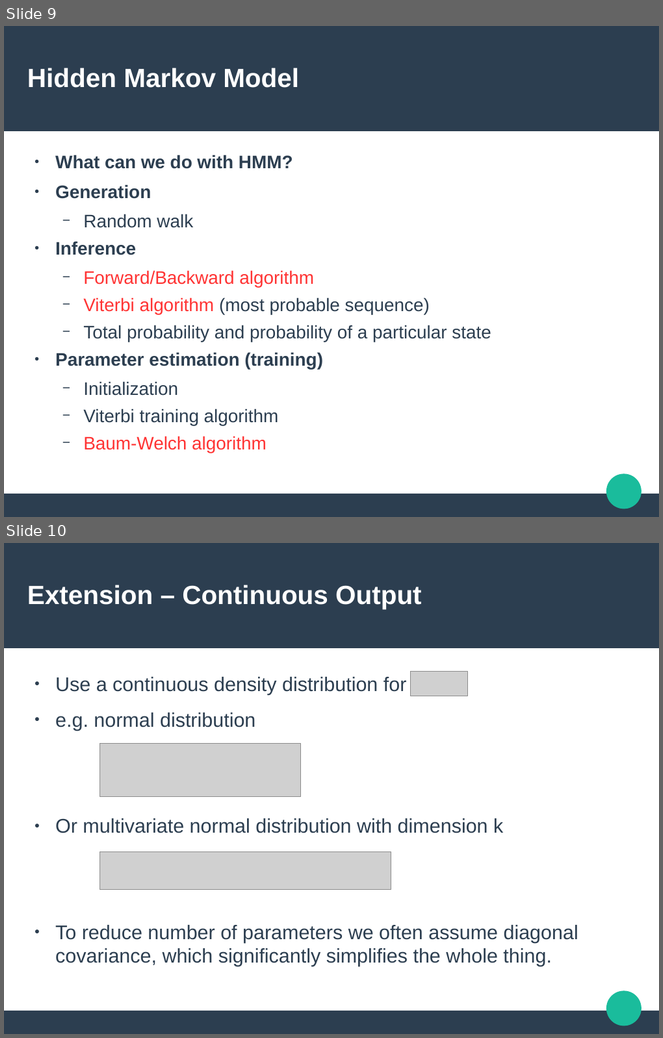
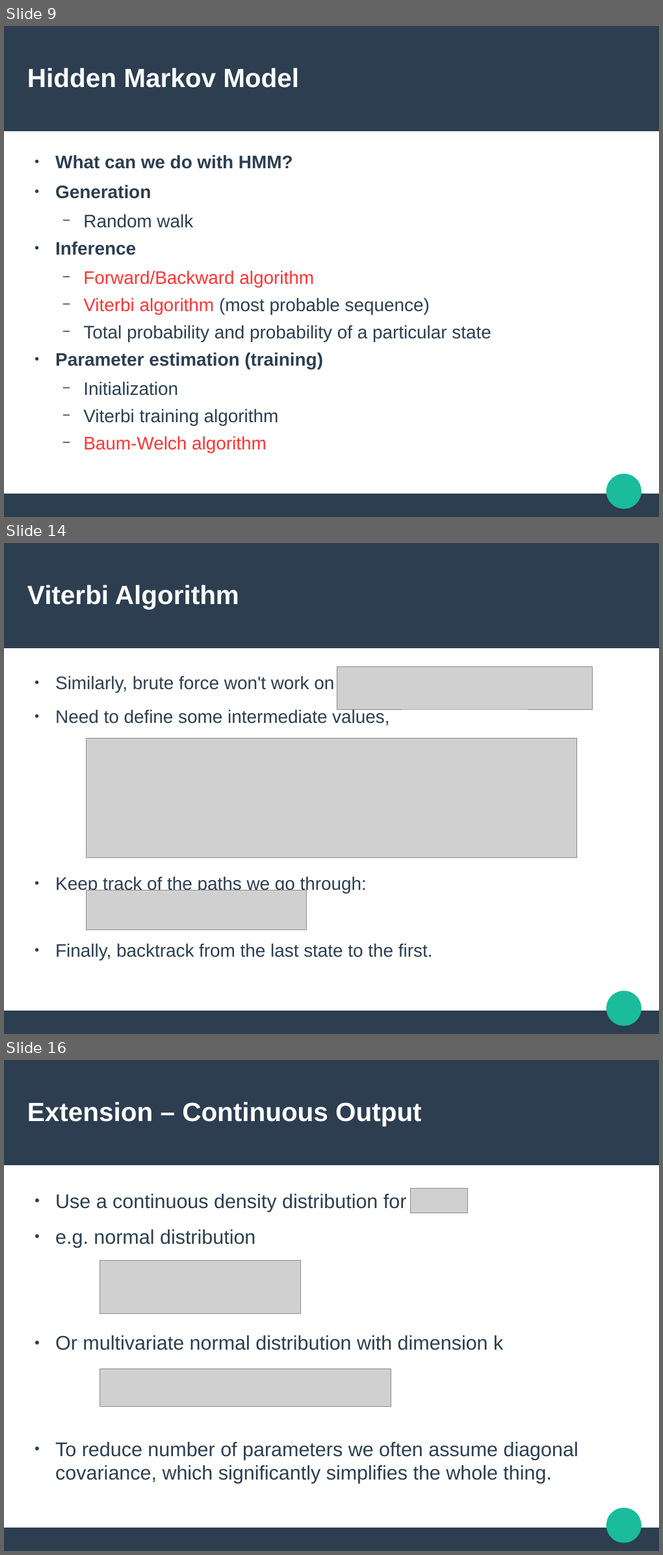
Before and after one commit to Sleepwalking/hmm-workshop, a slide deck: slides.odp. Shown one above the other, each under a label of ours: slides 9 and 10 before the commit, slides 9, 14 and 16 after it; the slides between them are not shown. The pictures are 663x1038 and 663x1555 pixels, drawn with LibreOffice and Linux fonts; fonts in the diff are those of the drawing; grey boxes stand for pictures. Boxes give left, top, right and bottom in pixels: in the first picture for what was removed or moved away, otherwise in the second. Text is boxed around its words. In the diff, an @@ line names an element or a change of style, - is before the commit and + after.

Commit message:
Add slides for HMM inference algorithms

```diff
--- a/slides.odp
+++ b/slides.odp
@@ slide 14 added at (x1=4, y1=543, x2=659, y2=1034), background #FFFFFF; not listed: 3 template elements that a slide beside it also shows @@
@@ title added at (x1=27, y1=585, x2=239, y2=609), 31.9 pt, text #FFFFFF, bold @@
+Viterbi Algorithm
@@ text added at (x1=55, y1=676, x2=433, y2=961), 22 pt, text #2C3E50 @@
+● Similarly, brute force won't work on
+● Need to define some intermediate values,
+● Keep track of the paths we go through:
+● Finally, backtrack from the last state to the first.
@@ picture added at (x1=337, y1=667, x2=593, y2=709) @@
@@ picture added at (x1=87, y1=739, x2=577, y2=858) @@
@@ picture added at (x1=87, y1=891, x2=307, y2=930) @@
@@ what was slide 10 is now slide 16 @@
```
Also in this commit, not shown: 1 slide changed, 5 other slides added, 2 other files.
